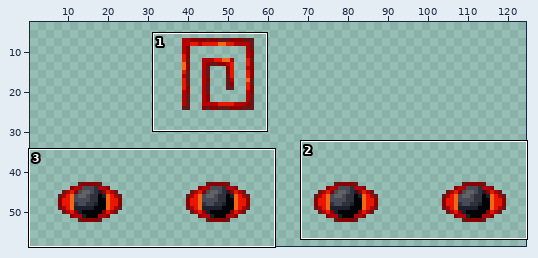
Sprite sheet: assets/aether_legacy/textures/bosses/slider/slider_awake_critical_glow.png. The picture above shows the old version from afar; the outline marks the close-up.
Close-up. Before the commit:
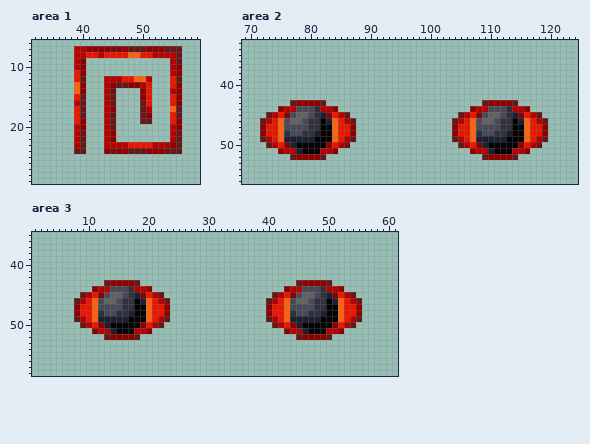
The file is 128x64 pixels. Shown: area 1: x 32..59, y 6..29; area 2: x 69..124, y 33..56; area 3: x 1..61, y 35..58. The wide view leaves out empty margins.
And afterwards:
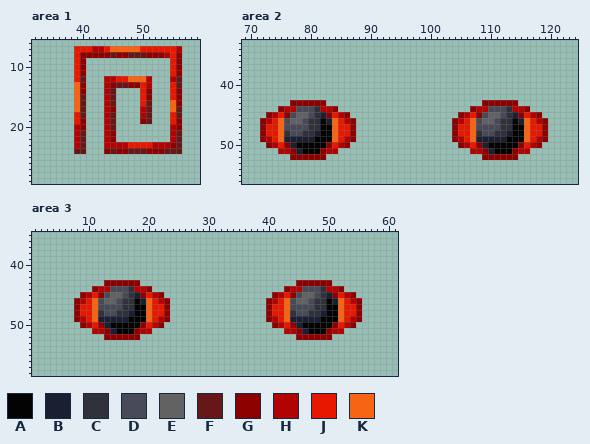
Palette (. is transparent): A #040304  B #1a2031  C #31313c  D #494a57  E #626262  F #671717  G #8d0000  H #b30202  J #e81700  K #f76413
Changes in this commit:
{"where": "area 1"}
{"y":7,"x":39,"old":"HHGGGGFGGFFFGGGFFF","new":"JJJHHJKKKKKJJJJJJH"}
{"y":8,"x":39,"old":"HHJJHJJJJKKJJHH","new":"JGGGGGFGGFFFGGG"}
{"y":8,"x":55,"old":"HF","new":"JG"}
{"y":9,"x":39,"old":"H","new":"J"}
{"y":9,"x":55,"old":"HF","new":"JG"}
{"y":10,"x":39,"old":"H","new":"J"}
{"y":10,"x":55,"old":"H","new":"J"}
{"y":11,"x":55,"old":"H","new":"J"}
{"y":12,"x":46,"old":"H","new":"J"}
{"y":12,"x":48,"old":"J","new":"K"}
{"y":12,"x":55,"old":"J","new":"H"}
{"y":13,"x":50,"old":"HJ","new":"JH"}
{"y":13,"x":56,"old":"G","new":"F"}
{"y":14,"x":50,"old":"GJ","new":"JG"}
{"y":14,"x":55,"old":"H","new":"J"}
{"y":15,"x":39,"old":"J","new":"K"}
{"y":15,"x":50,"old":"GJ","new":"JG"}
{"y":16,"x":39,"old":"H","new":"K"}
{"y":16,"x":50,"old":"FJ","new":"JF"}
{"y":16,"x":55,"old":"J","new":"K"}
{"y":17,"x":39,"old":"J","new":"K"}
{"y":17,"x":50,"old":"FH","new":"HF"}
{"y":18,"x":50,"old":"FG","new":"HF"}
{"y":19,"x":50,"old":"F","new":"G"}
{"where": "area 2"}
{"y":43,"x":77,"old":"F","new":"G"}
{"y":43,"x":82,"old":"F","new":"G"}
{"y":43,"x":109,"old":"F","new":"G"}
{"y":43,"x":114,"old":"F","new":"G"}
{"y":45,"x":73,"old":"F","new":"G"}
{"y":45,"x":86,"old":"F","new":"G"}
{"y":45,"x":105,"old":"F","new":"G"}
{"y":45,"x":118,"old":"F","new":"G"}
{"y":46,"x":72,"old":"F","new":"G"}
{"y":46,"x":87,"old":"F","new":"G"}
{"y":46,"x":104,"old":"F","new":"G"}
{"y":46,"x":119,"old":"F","new":"G"}
{"y":49,"x":72,"old":"F","new":"G"}
{"y":49,"x":87,"old":"F","new":"G"}
{"y":49,"x":104,"old":"F","new":"G"}
{"y":49,"x":119,"old":"F","new":"G"}
{"y":50,"x":73,"old":"F","new":"G"}
{"y":50,"x":86,"old":"F","new":"G"}
{"y":50,"x":105,"old":"F","new":"G"}
{"y":50,"x":118,"old":"F","new":"G"}
{"y":51,"x":75,"old":"G","new":"H"}
{"y":51,"x":77,"old":"H","new":"G"}
{"y":51,"x":82,"old":"H","new":"G"}
{"y":51,"x":84,"old":"G","new":"H"}
{"y":51,"x":107,"old":"G","new":"H"}
{"y":51,"x":109,"old":"H","new":"G"}
{"y":51,"x":114,"old":"H","new":"G"}
{"y":51,"x":116,"old":"G","new":"H"}
{"y":52,"x":77,"old":"F","new":"G"}
{"y":52,"x":82,"old":"F","new":"G"}
{"y":52,"x":109,"old":"F","new":"G"}
{"y":52,"x":114,"old":"F","new":"G"}
{"where": "area 3"}
{"y":43,"x":13,"old":"F","new":"G"}
{"y":43,"x":18,"old":"F","new":"G"}
{"y":43,"x":45,"old":"F","new":"G"}
{"y":43,"x":50,"old":"F","new":"G"}
{"y":45,"x":9,"old":"F","new":"G"}
{"y":45,"x":22,"old":"F","new":"G"}
{"y":45,"x":41,"old":"F","new":"G"}
{"y":45,"x":54,"old":"F","new":"G"}
{"y":46,"x":8,"old":"F","new":"G"}
{"y":46,"x":23,"old":"F","new":"G"}
{"y":46,"x":40,"old":"F","new":"G"}
{"y":46,"x":55,"old":"F","new":"G"}
{"y":49,"x":8,"old":"F","new":"G"}
{"y":49,"x":23,"old":"F","new":"G"}
{"y":49,"x":40,"old":"F","new":"G"}
{"y":49,"x":55,"old":"F","new":"G"}
{"y":50,"x":9,"old":"F","new":"G"}
{"y":50,"x":22,"old":"F","new":"G"}
{"y":50,"x":41,"old":"F","new":"G"}
{"y":50,"x":54,"old":"F","new":"G"}
{"y":51,"x":11,"old":"G","new":"H"}
{"y":51,"x":13,"old":"H","new":"G"}
{"y":51,"x":18,"old":"H","new":"G"}
{"y":51,"x":20,"old":"G","new":"H"}
{"y":51,"x":43,"old":"G","new":"H"}
{"y":51,"x":45,"old":"H","new":"G"}
{"y":51,"x":50,"old":"H","new":"G"}
{"y":51,"x":52,"old":"G","new":"H"}
{"y":52,"x":13,"old":"F","new":"G"}
{"y":52,"x":18,"old":"F","new":"G"}
{"y":52,"x":45,"old":"F","new":"G"}
{"y":52,"x":50,"old":"F","new":"G"}
